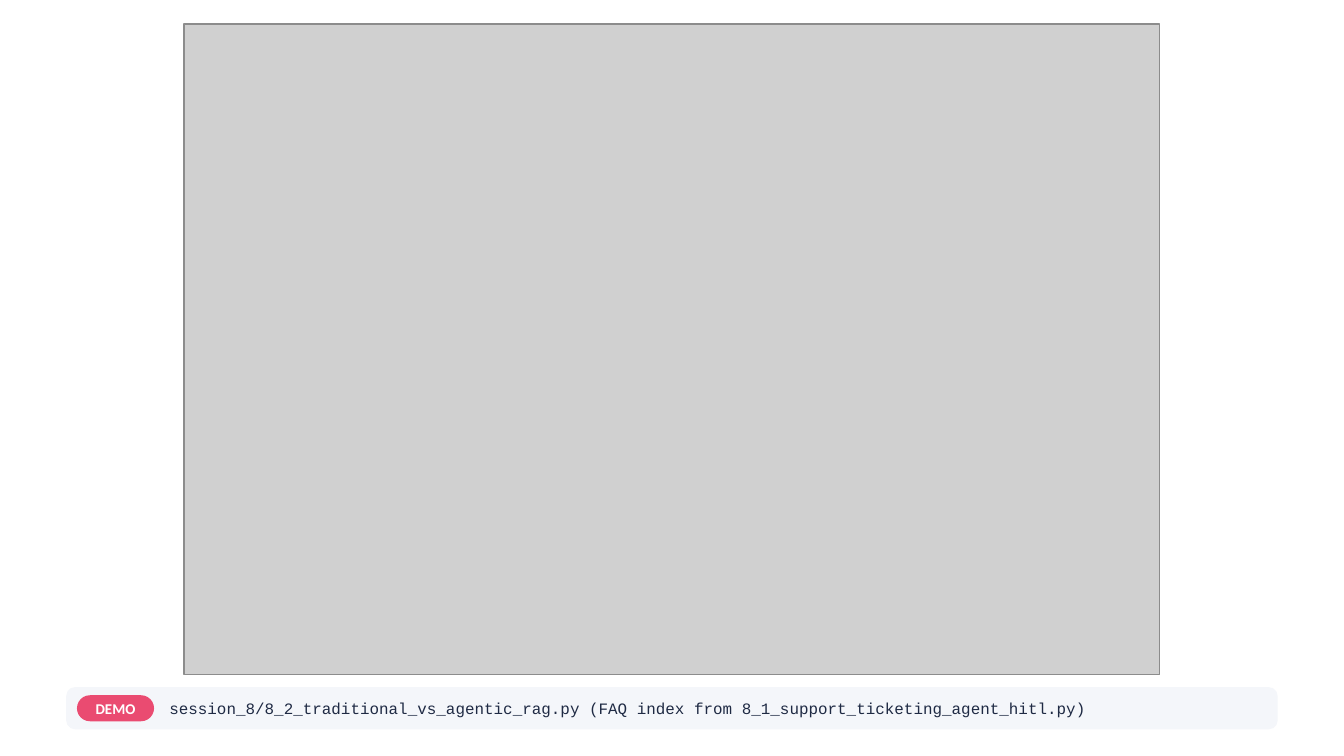
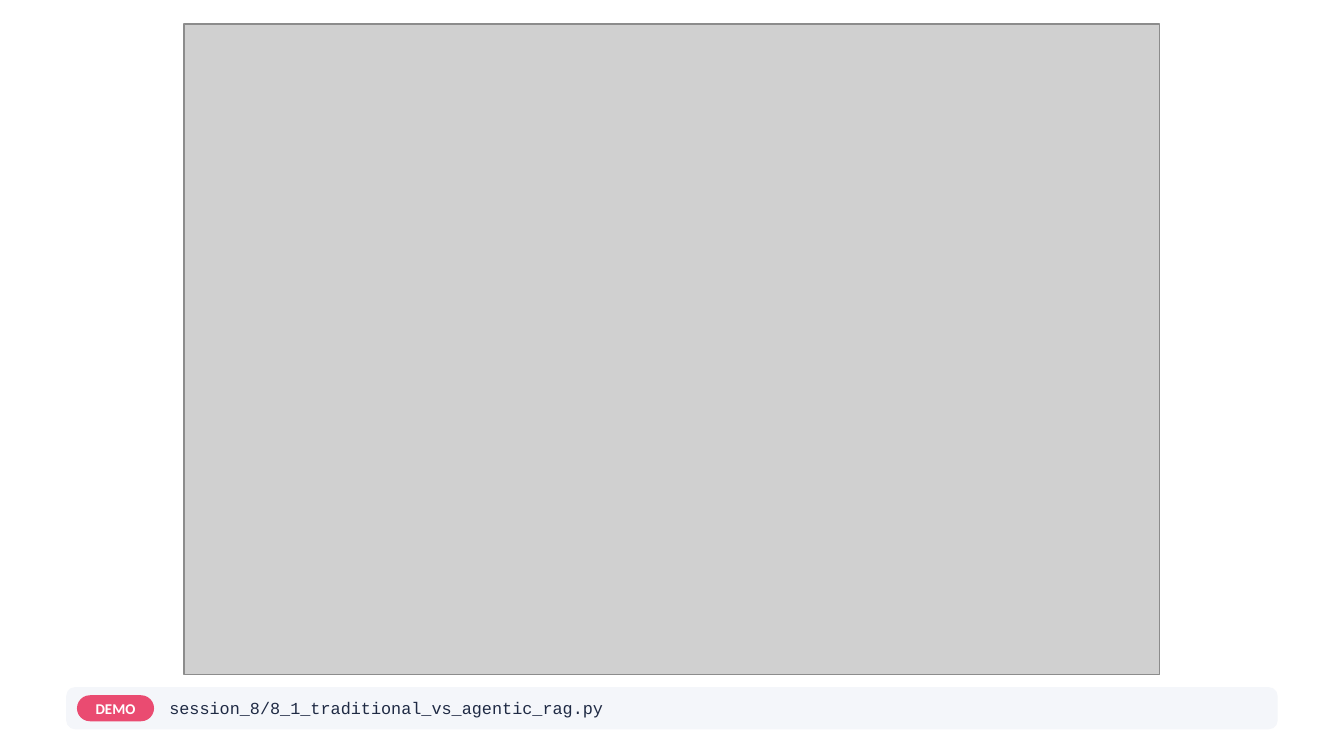
Before and after one commit to atulkahatecdac/agenticai, a slide deck: slide 114 of 16_PGP-Agentic/PGP_Agentic_AI.pptx. Drawn at 1344x756 pixels with LibreOffice and Linux fonts; fonts in the diff are those of the drawing; grey boxes stand for pictures. Boxes give left, top, right and bottom in pixels: in the first picture for what was removed or moved away, otherwise in the second. Text is boxed around its words. In the diff, an @@ line names an element or a change of style, - is before the commit and + after.

```diff
--- a/16_PGP-Agentic/PGP_Agentic_AI.pptx
+++ b/16_PGP-Agentic/PGP_Agentic_AI.pptx
@@ text at box(169, 702, 603, 718): text changed; size 8.5 to 9 pt @@
-session_8/8_2_traditional_vs_agentic_rag.py (FAQ index from 8_1_support_ticketing_agent_hitl.py)
+session_8/8_1_traditional_vs_agentic_rag.py
```
Also in this commit, not shown: 13 other slides changed, 13 other files.
